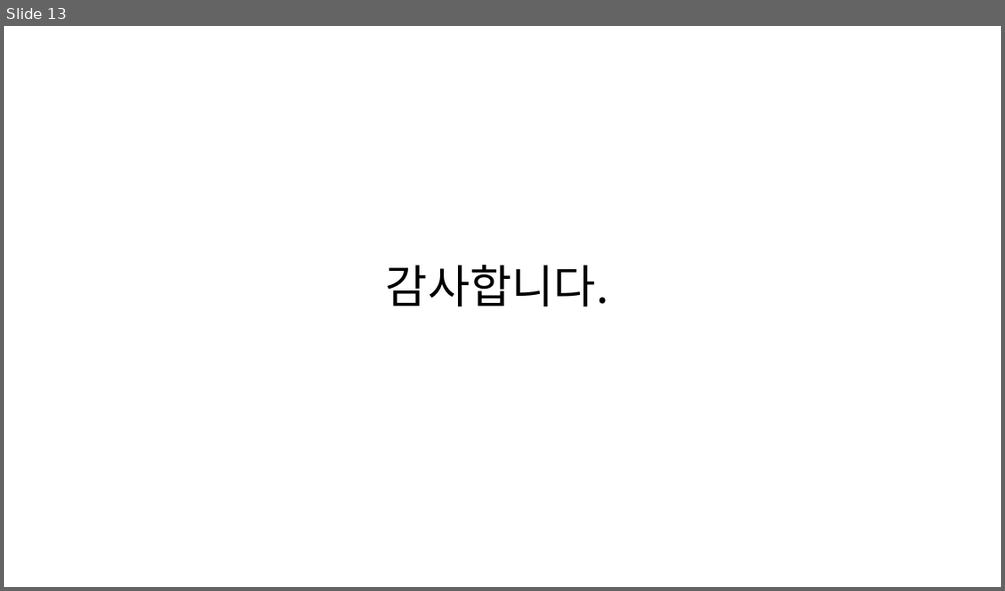
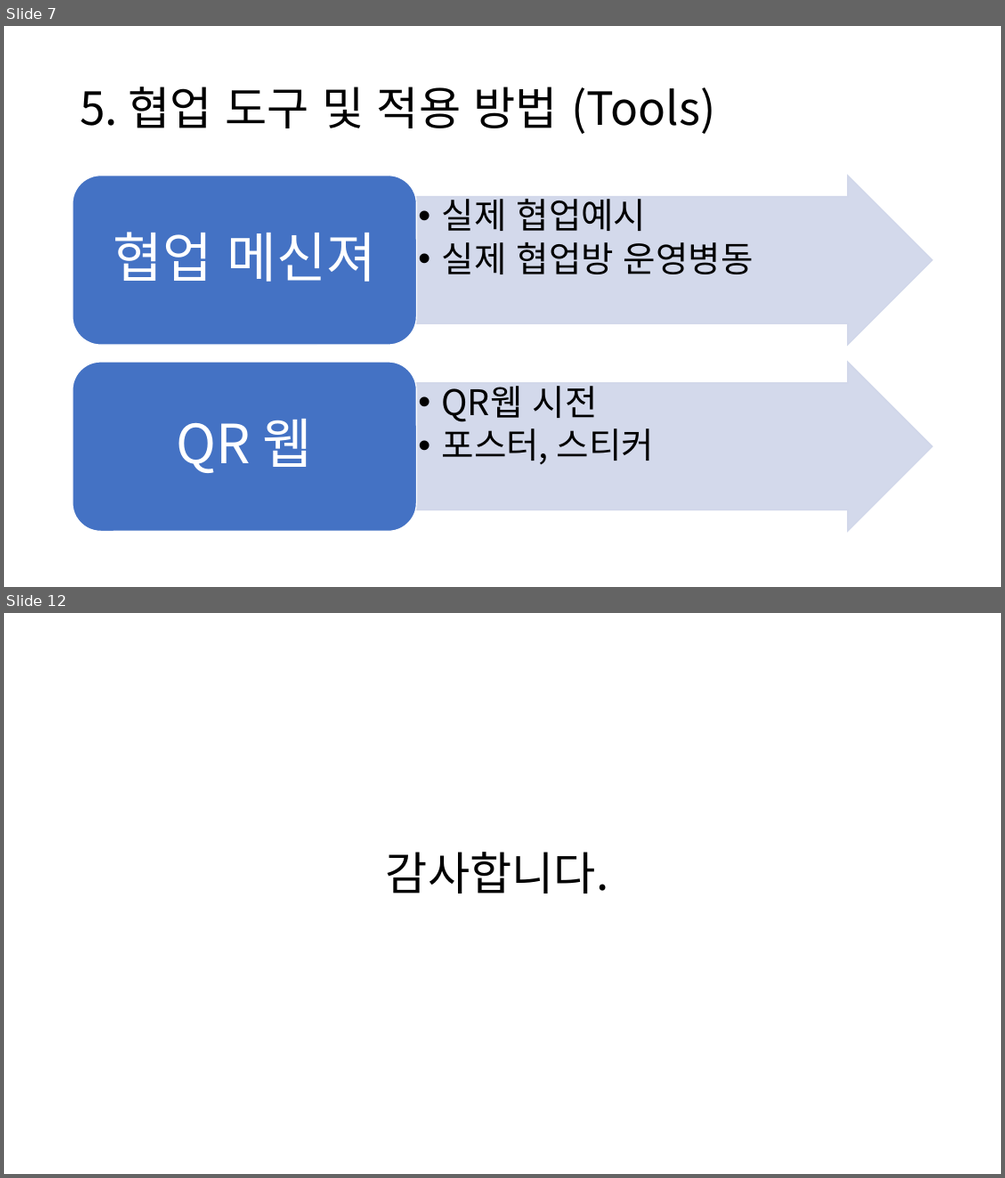
Before and after one commit to SCHCAQI/2026-QI, a slide deck: documents/진료지원간호팀 2026 QI.pptx. Shown one above the other, each under a label of ours: slide 13 before the commit, slides 7 and 12 after it; the slides between them are not shown. The pictures are 1005x591 and 1005x1178 pixels, drawn with LibreOffice and Linux fonts; fonts in the diff are those of the drawing. Boxes give left, top, right and bottom in pixels: in the first picture for what was removed or moved away, otherwise in the second. Text is boxed around its words. In the diff, an @@ line names an element or a change of style, - is before the commit and + after.

```diff
--- a/documents/진료지원간호팀 2026 QI.pptx
+++ b/documents/진료지원간호팀 2026 QI.pptx
@@ slide 7 added at (4,26,1001,587), background #FFFFFF @@
@@ title added at (80,87,715,134), 44 pt, text #000000 @@
+5. 협업 도구 및 적용 방법 (Tools)
@@ group added at (73,176,933,532): 4 texts, 2 right arrows, 2 rounded rectangles @@
+  • 실제 협업예시
+  • 실제 협업방 운영병동
+협업 메신져
+  • QR웹 시전
+  • 포스터, 스티커
+QR 웹
@@ what was slide 13 is now slide 12 @@
```
Also in this commit, not shown: 2 slides changed, 8 other slides added, 10 slides removed, 2 other files.
